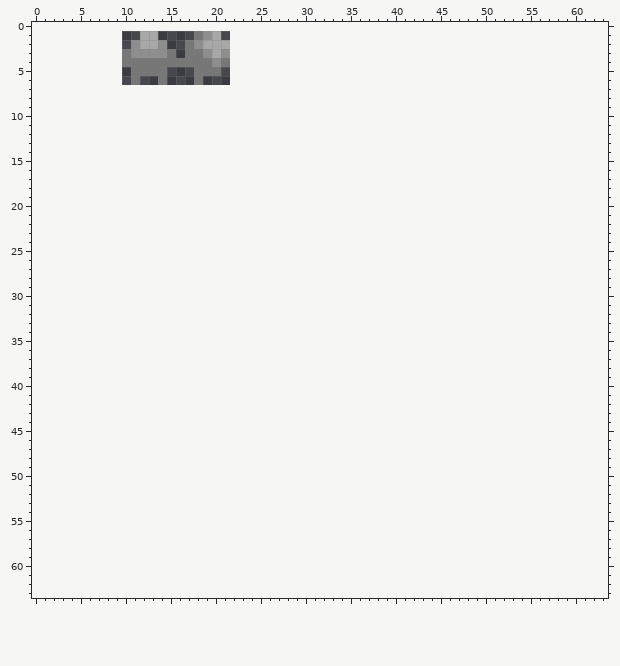
Two versions of one pixel-art sprite, public/ship.png. The picture above is the old version.
The file is 12x6 pixels. Colours within 5 levels of each other are drawn and written as one. The old version is drawn lined up with the new one, on the new canvas.
Once edited:
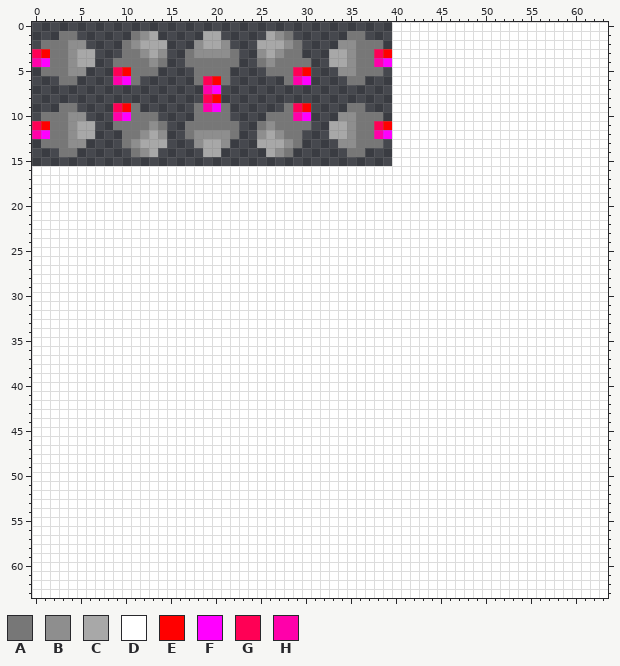
Palette (. is transparent): A #777777  B #8e8e8e  C #a8a8a8  D #ffffff  E #ff0000  F #ff00ff  G #ff0055  H #ff00aa
The exact change:
canvas 12x6 -> 64x64, the old top-left corner now at 10,1
Changed rows in their new state; - is an unchanged pixel.
first column x 0:
 0 ----------------------------------------DDDDDDDDDDDDDDDDDDDDDDDD
 1 ---AA------AB-----.C------CBA------AA---DDDDDDDDDDDDDDDDDDDDDDDD
 2 -AAABB----A---C--.---B---CCCBA----BBAAA-DDDDDDDDDDDDDDDDDDDDDDDD
 3 GEAABCC----A-C-.--B-B-A--BCBAA---CCBAAGEDDDDDDDDDDDDDDDDDDDDDDDD
 4 HFAABCC--A---B-..---A-A--ABAAAA--CCBAAHFDDDDDDDDDDDDDDDDDDDDDDDD
 5 -AAABB---GE---.------A----AAAGE---BBAAA-DDDDDDDDDDDDDDDDDDDDDDDD
 6 ---AA----HF---.----GEA------AHF----AA---DDDDDDDDDDDDDDDDDDDDDDDD
 7 -------------------HF-------------------DDDDDDDDDDDDDDDDDDDDDDDD
 8 -------------------GE-------------------DDDDDDDDDDDDDDDDDDDDDDDD
 9 ---AA----GEA------AHFA------AGE----AA---DDDDDDDDDDDDDDDDDDDDDDDD
10 -AAABB---HFAAA----AAAA----AAAHF---BBAAA-DDDDDDDDDDDDDDDDDDDDDDDD
11 GEAABCC--AAAABA--AAAAAA--ABAAAA--CCBAAGEDDDDDDDDDDDDDDDDDDDDDDDD
12 HFAABCC---AABCB--ABBBBA--BCBAA---CCBAAHFDDDDDDDDDDDDDDDDDDDDDDDD
13 -AAABB----ABCCC---BCCB---CCCBA----BBAAA-DDDDDDDDDDDDDDDDDDDDDDDD
14 ---AA------ABC-----CC-----CBA------AA---DDDDDDDDDDDDDDDDDDDDDDDD
15 ----------------------------------------DDDDDDDDDDDDDDDDDDDDDDDD
16 DDDDDDDDDDDDDDDDDDDDDDDDDDDDDDDDDDDDDDDDDDDDDDDDDDDDDDDDDDDDDDDD
17 DDDDDDDDDDDDDDDDDDDDDDDDDDDDDDDDDDDDDDDDDDDDDDDDDDDDDDDDDDDDDDDD
18 DDDDDDDDDDDDDDDDDDDDDDDDDDDDDDDDDDDDDDDDDDDDDDDDDDDDDDDDDDDDDDDD
19 DDDDDDDDDDDDDDDDDDDDDDDDDDDDDDDDDDDDDDDDDDDDDDDDDDDDDDDDDDDDDDDD
20 DDDDDDDDDDDDDDDDDDDDDDDDDDDDDDDDDDDDDDDDDDDDDDDDDDDDDDDDDDDDDDDD
21 DDDDDDDDDDDDDDDDDDDDDDDDDDDDDDDDDDDDDDDDDDDDDDDDDDDDDDDDDDDDDDDD
22 DDDDDDDDDDDDDDDDDDDDDDDDDDDDDDDDDDDDDDDDDDDDDDDDDDDDDDDDDDDDDDDD
23 DDDDDDDDDDDDDDDDDDDDDDDDDDDDDDDDDDDDDDDDDDDDDDDDDDDDDDDDDDDDDDDD
24 DDDDDDDDDDDDDDDDDDDDDDDDDDDDDDDDDDDDDDDDDDDDDDDDDDDDDDDDDDDDDDDD
25 DDDDDDDDDDDDDDDDDDDDDDDDDDDDDDDDDDDDDDDDDDDDDDDDDDDDDDDDDDDDDDDD
26 DDDDDDDDDDDDDDDDDDDDDDDDDDDDDDDDDDDDDDDDDDDDDDDDDDDDDDDDDDDDDDDD
27 DDDDDDDDDDDDDDDDDDDDDDDDDDDDDDDDDDDDDDDDDDDDDDDDDDDDDDDDDDDDDDDD
28 DDDDDDDDDDDDDDDDDDDDDDDDDDDDDDDDDDDDDDDDDDDDDDDDDDDDDDDDDDDDDDDD
29 DDDDDDDDDDDDDDDDDDDDDDDDDDDDDDDDDDDDDDDDDDDDDDDDDDDDDDDDDDDDDDDD
30 DDDDDDDDDDDDDDDDDDDDDDDDDDDDDDDDDDDDDDDDDDDDDDDDDDDDDDDDDDDDDDDD
31 DDDDDDDDDDDDDDDDDDDDDDDDDDDDDDDDDDDDDDDDDDDDDDDDDDDDDDDDDDDDDDDD
32 DDDDDDDDDDDDDDDDDDDDDDDDDDDDDDDDDDDDDDDDDDDDDDDDDDDDDDDDDDDDDDDD
33 DDDDDDDDDDDDDDDDDDDDDDDDDDDDDDDDDDDDDDDDDDDDDDDDDDDDDDDDDDDDDDDD
34 DDDDDDDDDDDDDDDDDDDDDDDDDDDDDDDDDDDDDDDDDDDDDDDDDDDDDDDDDDDDDDDD
35 DDDDDDDDDDDDDDDDDDDDDDDDDDDDDDDDDDDDDDDDDDDDDDDDDDDDDDDDDDDDDDDD
36 DDDDDDDDDDDDDDDDDDDDDDDDDDDDDDDDDDDDDDDDDDDDDDDDDDDDDDDDDDDDDDDD
37 DDDDDDDDDDDDDDDDDDDDDDDDDDDDDDDDDDDDDDDDDDDDDDDDDDDDDDDDDDDDDDDD
38 DDDDDDDDDDDDDDDDDDDDDDDDDDDDDDDDDDDDDDDDDDDDDDDDDDDDDDDDDDDDDDDD
39 DDDDDDDDDDDDDDDDDDDDDDDDDDDDDDDDDDDDDDDDDDDDDDDDDDDDDDDDDDDDDDDD
40 DDDDDDDDDDDDDDDDDDDDDDDDDDDDDDDDDDDDDDDDDDDDDDDDDDDDDDDDDDDDDDDD
41 DDDDDDDDDDDDDDDDDDDDDDDDDDDDDDDDDDDDDDDDDDDDDDDDDDDDDDDDDDDDDDDD
42 DDDDDDDDDDDDDDDDDDDDDDDDDDDDDDDDDDDDDDDDDDDDDDDDDDDDDDDDDDDDDDDD
43 DDDDDDDDDDDDDDDDDDDDDDDDDDDDDDDDDDDDDDDDDDDDDDDDDDDDDDDDDDDDDDDD
44 DDDDDDDDDDDDDDDDDDDDDDDDDDDDDDDDDDDDDDDDDDDDDDDDDDDDDDDDDDDDDDDD
45 DDDDDDDDDDDDDDDDDDDDDDDDDDDDDDDDDDDDDDDDDDDDDDDDDDDDDDDDDDDDDDDD
46 DDDDDDDDDDDDDDDDDDDDDDDDDDDDDDDDDDDDDDDDDDDDDDDDDDDDDDDDDDDDDDDD
47 DDDDDDDDDDDDDDDDDDDDDDDDDDDDDDDDDDDDDDDDDDDDDDDDDDDDDDDDDDDDDDDD
48 DDDDDDDDDDDDDDDDDDDDDDDDDDDDDDDDDDDDDDDDDDDDDDDDDDDDDDDDDDDDDDDD
49 DDDDDDDDDDDDDDDDDDDDDDDDDDDDDDDDDDDDDDDDDDDDDDDDDDDDDDDDDDDDDDDD
50 DDDDDDDDDDDDDDDDDDDDDDDDDDDDDDDDDDDDDDDDDDDDDDDDDDDDDDDDDDDDDDDD
51 DDDDDDDDDDDDDDDDDDDDDDDDDDDDDDDDDDDDDDDDDDDDDDDDDDDDDDDDDDDDDDDD
52 DDDDDDDDDDDDDDDDDDDDDDDDDDDDDDDDDDDDDDDDDDDDDDDDDDDDDDDDDDDDDDDD
53 DDDDDDDDDDDDDDDDDDDDDDDDDDDDDDDDDDDDDDDDDDDDDDDDDDDDDDDDDDDDDDDD
54 DDDDDDDDDDDDDDDDDDDDDDDDDDDDDDDDDDDDDDDDDDDDDDDDDDDDDDDDDDDDDDDD
55 DDDDDDDDDDDDDDDDDDDDDDDDDDDDDDDDDDDDDDDDDDDDDDDDDDDDDDDDDDDDDDDD
56 DDDDDDDDDDDDDDDDDDDDDDDDDDDDDDDDDDDDDDDDDDDDDDDDDDDDDDDDDDDDDDDD
57 DDDDDDDDDDDDDDDDDDDDDDDDDDDDDDDDDDDDDDDDDDDDDDDDDDDDDDDDDDDDDDDD
58 DDDDDDDDDDDDDDDDDDDDDDDDDDDDDDDDDDDDDDDDDDDDDDDDDDDDDDDDDDDDDDDD
59 DDDDDDDDDDDDDDDDDDDDDDDDDDDDDDDDDDDDDDDDDDDDDDDDDDDDDDDDDDDDDDDD
60 DDDDDDDDDDDDDDDDDDDDDDDDDDDDDDDDDDDDDDDDDDDDDDDDDDDDDDDDDDDDDDDD
61 DDDDDDDDDDDDDDDDDDDDDDDDDDDDDDDDDDDDDDDDDDDDDDDDDDDDDDDDDDDDDDDD
62 DDDDDDDDDDDDDDDDDDDDDDDDDDDDDDDDDDDDDDDDDDDDDDDDDDDDDDDDDDDDDDDD
63 DDDDDDDDDDDDDDDDDDDDDDDDDDDDDDDDDDDDDDDDDDDDDDDDDDDDDDDDDDDDDDDD
Changed places in both pictures, as pixel boxes (x1, y1, x2, y2):
changed: (32, 22, 608, 598)
